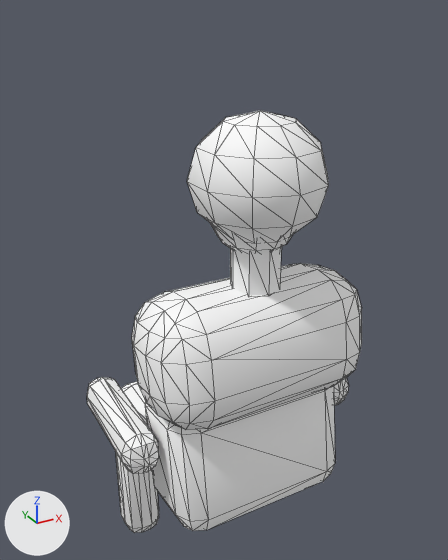
The glTF model public/models/person-d.glb: old version first, new version second.
Before and after are seen from a 50 mm lens placed at (-0.589, -1.075, 1.513), pointed at (0.067, 0.117, 0.916). Arrows for +X, +Y and +Z are at lower left; the lights stay in place. The picture after the commit comes second. Mesh edges are drawn as thin lines. Vertices at exactly the same position are counted once.

Objects in the first picture: 'person-d'.
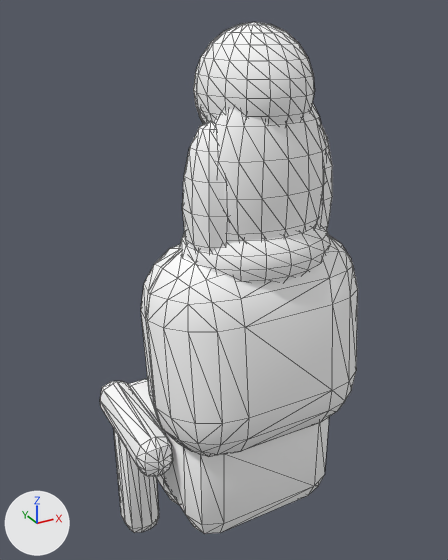
Boxes [x1, y1, x2, y2] around the edits, measured in the pictures (448 x 560 px; the box of a moved part takes in the faces that stretch with it):
'person-d', reshaped, moved, rescaled (6% narrower, 21% taller)
    before: [87, 111, 362, 533]
    after: [100, 22, 358, 534]
part 1 of me_person_d, added
    after: [179, 225, 331, 284]
part 2 of me_person_d, moved or reshaped
    before: [121, 381, 153, 472]
    after: [128, 379, 179, 505]
part 3 of me_person_d, moved or reshaped
    before: [116, 453, 159, 533]
    after: [114, 430, 159, 533]
part 4 of me_person_d, moved or reshaped
    before: [87, 377, 159, 474]
    after: [100, 381, 172, 476]
part 5 of me_person_d, moved or reshaped (not visible afterwards)
    before: [334, 378, 349, 405]
part 6 of me_person_d, added
    after: [214, 104, 326, 242]
part 7 of me_person_d, added
    after: [182, 121, 229, 253]
part 8 of me_person_d, added
    after: [317, 124, 332, 229]
part 9 of me_person_d, rebuilt (33% taller)
    before: [132, 263, 362, 430]
    after: [141, 235, 358, 457]
part 10 of me_person_d, rebuilt
    before: [145, 386, 335, 531]
    after: [162, 417, 329, 534]
part 11 of me_person_d, deleted
    before: [230, 247, 282, 296]
part 12 of me_person_d, moved or reshaped
    before: [187, 111, 329, 254]
    after: [193, 22, 315, 124]

The change, as a list of edits to the scene's bpy script:
```text
Change me_person_d:
    used by ob_person_d; location = (0.0, 0.077, 0.684); scale = (0.664, 0.664, 0.664)
    remove me_person_d.from_pydata(...)  # 642 vertices, 1240 faces; spans x -0.43..0.43, y -0.52..0.52, z -1.0..1.0
    add me_person_d.from_pydata(...)  # 1524 vertices, 2980 faces; spans x -0.35..0.35, y -0.47..0.47, z -1.0..1.0
    me_person_d part 1: a new loose piece, a UV sphere (20 segments, 10 rings, poles along z) spanning x -0.21..0.21, y -0.44..-0.11, z 0.37..0.57, in mat_seat
    me_person_d part 2: the loose piece of 56 vertices spanning x -0.26..-0.04, y -0.25..0.38, z -0.35..-0.15 is scaled about its middle by 0.904, then moved by (0.01, 0.0, -0.07)
    me_person_d part 3: the loose piece of 56 vertices spanning x -0.23..-0.07, y 0.34..0.52, z -1.0..-0.34 is scaled about its middle by 0.904, then moved by (0.01, -0.04, -0.03)
    me_person_d part 4: the loose piece of 56 vertices spanning x -0.43..-0.31, y -0.31..0.14, z -0.07..0.06 is scaled about its middle by 0.903, then moved by (0.08, 0.01, -0.12)
    me_person_d part 5: the loose piece of 56 vertices spanning x 0.31..0.43, y -0.31..0.14, z -0.07..0.06 is scaled about its middle by 0.903, then moved by (-0.08, 0.01, -0.12)
    me_person_d part 6: a new loose piece, a UV sphere (16 segments, 10 rings, poles along z) spanning x -0.17..0.17, y -0.41..-0.22, z 0.36..0.9, in mat_seat
    me_person_d part 7: a new loose piece, a UV sphere (10 segments, 8 rings, poles along z) spanning x -0.2..-0.07, y -0.37..-0.21, z 0.39..0.8, in mat_seat
    me_person_d part 8: a new loose piece, a UV sphere (10 segments, 8 rings, poles along z) spanning x 0.07..0.2, y -0.37..-0.21, z 0.39..0.8, in mat_seat
    me_person_d part 9: the loose piece of 96 vertices spanning x -0.36..0.36, y -0.48..-0.11, z 0.1..0.5 is rebuilt with 152 vertices and now spans x -0.31..0.31, y -0.47..-0.08, z -0.1..0.5
    me_person_d part 10: the loose piece of 56 vertices spanning x -0.3..0.3, y -0.44..-0.07, z -0.3..0.17 is rebuilt with 56 vertices and now spans x -0.24..0.24, y -0.39..-0.08, z -0.39..0.02
    me_person_d part 11: the loose piece of 16 vertices spanning x -0.08..0.08, y -0.39..-0.24, z 0.49..0.64 is deleted
    me_person_d part 12: 136 vertices removed from x -0.19..0.19, y -0.52..-0.12, z 0.59..1.0; 198 vertices added at x -0.14..0.14, y -0.41..-0.1, z 0.7..1.0
    other edits to the shape of me_person_d do not show in these pictures
Change ob_person_d:
    ob_person_d.location: (0.0, 0.077, 0.684) -> (0.0, 0.073, 0.755)
    ob_person_d.scale: (0.664, 0.664, 0.664) -> (0.735, 0.735, 0.735)
```
